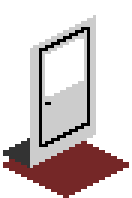
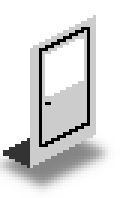
Before/after of a (132, 198) layered artwork. What changed in the layer stack:
added layer "Shadow copy" (60%) above "Bottom" over (0, 135, 120, 198)
hid "Bottom" over (3, 135, 129, 198)
